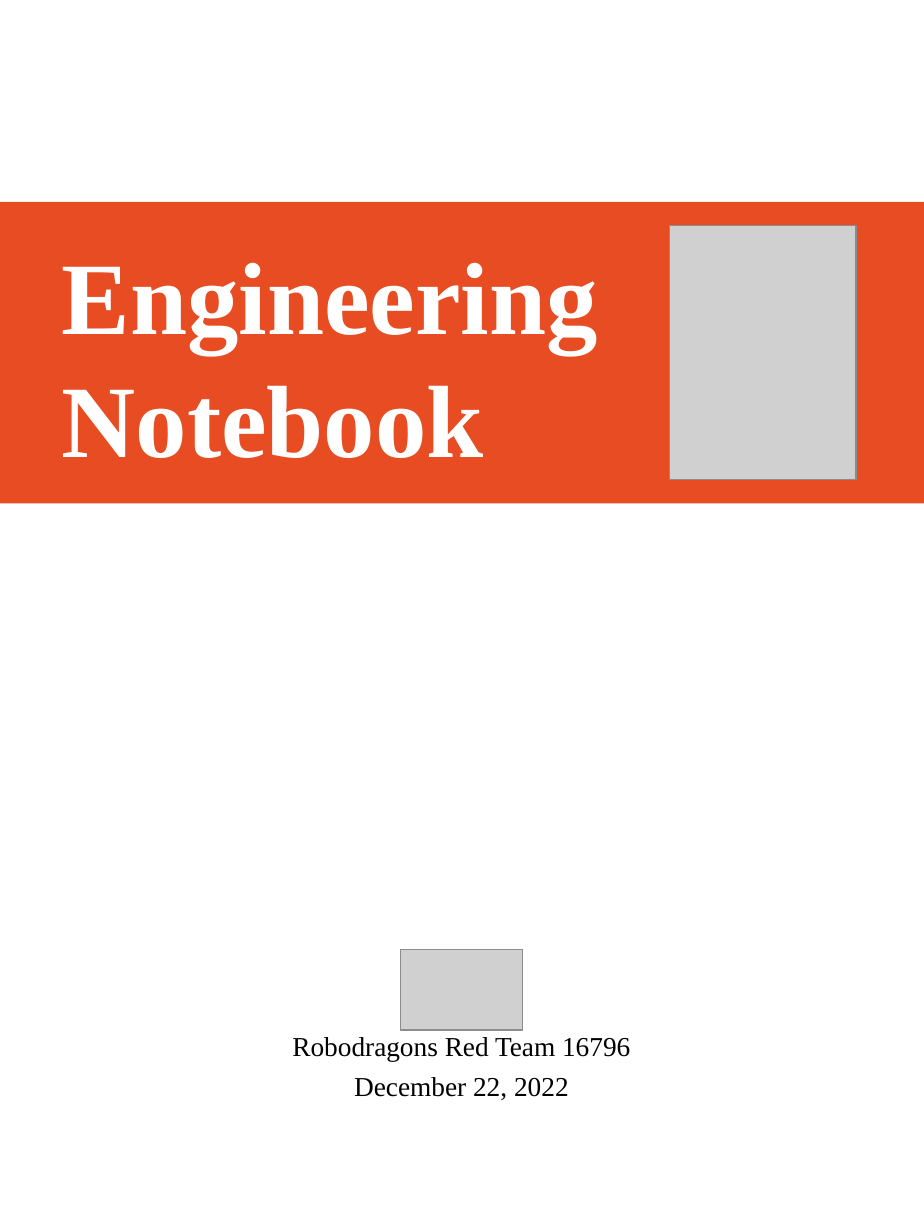
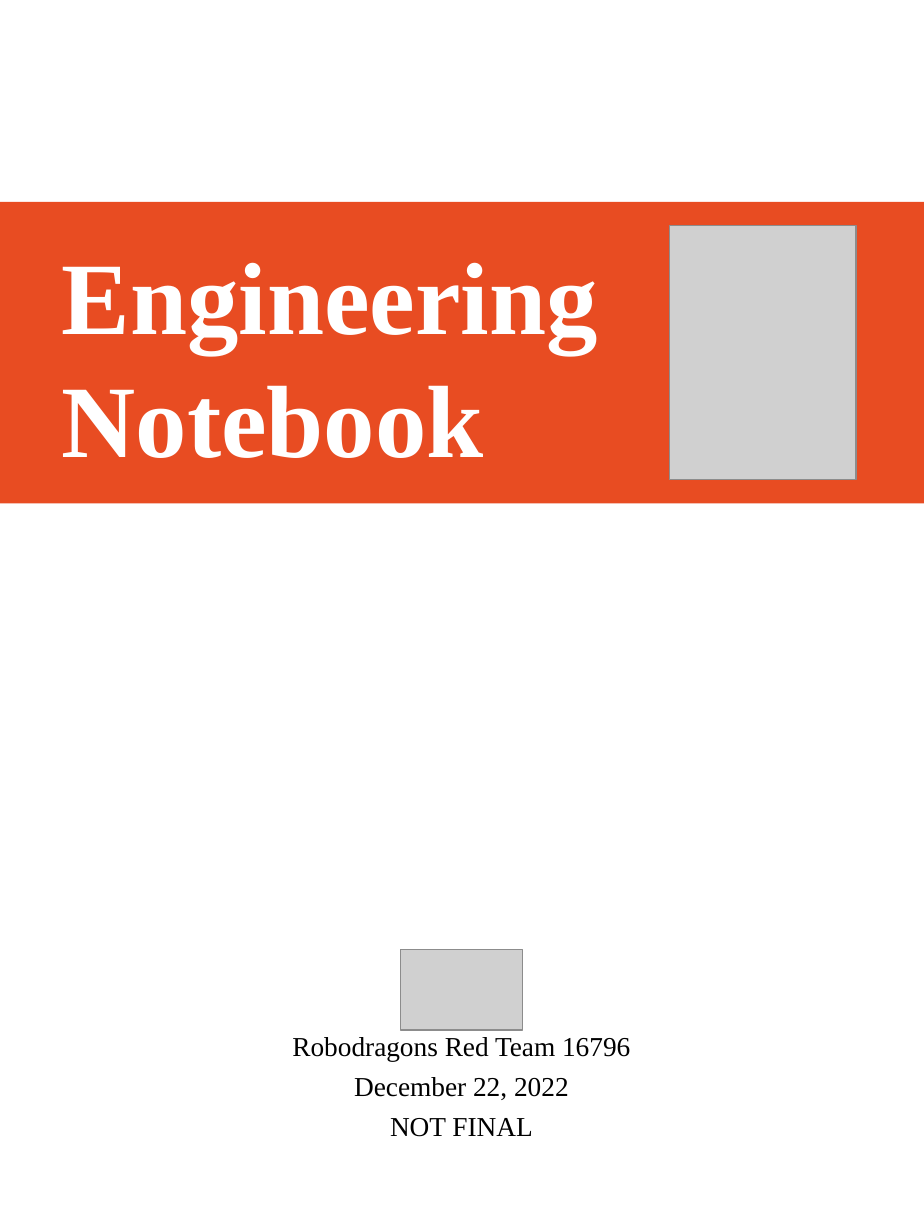
Before and after one commit to 16796redrobos/16796-Logbook, a slide deck: slide 1 of design/logbook.pptx. Drawn at 924x1232 pixels with LibreOffice and Linux fonts; fonts in the diff are those of the drawing; grey boxes stand for pictures. Boxes give left, top, right and bottom in pixels: in the first picture for what was removed or moved away, otherwise in the second. Text is boxed around its words. In the diff, an @@ line names an element or a change of style, - is before the commit and + after.

```diff
--- a/design/logbook.pptx
+++ b/design/logbook.pptx
@@ text at <box>390,1118,532,1137</box>: paragraph added @@
+NOT FINAL
```
Also in this commit, not shown: 1 other file.
